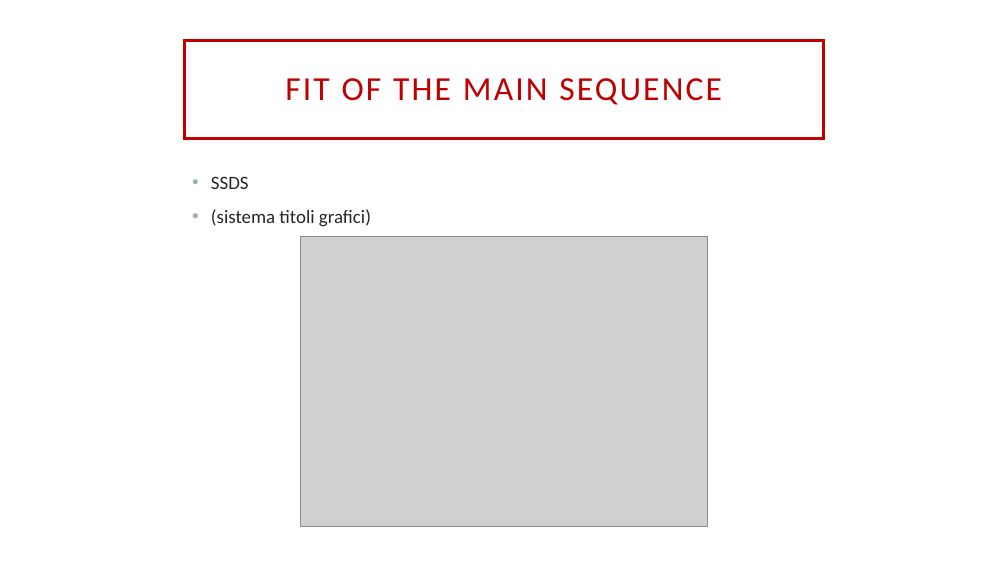
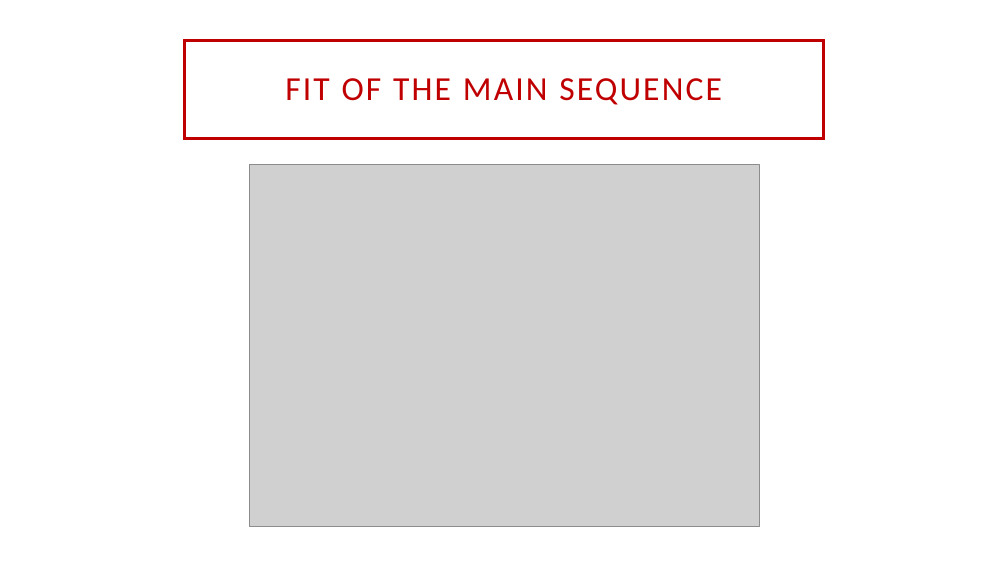
Before and after one commit to NoemiMzz/LabDataAnalysis, a slide deck: slide 8 of Group2_presentation.pptx (slide 7 before the commit). Drawn at 1008x567 pixels with LibreOffice and Linux fonts; fonts in the diff are those of the drawing; grey boxes stand for pictures; background and template pictures are left out. Boxes give left, top, right and bottom in pixels: in the first picture for what was removed or moved away, otherwise in the second. Text is boxed around its words. In the diff, an @@ line names an element or a change of style, - is before the commit and + after.

```diff
--- a/Group2_presentation.pptx
+++ b/Group2_presentation.pptx
@@ text removed at [211, 176, 371, 227] @@
-• SSDS
-• (sistema titoli grafici)
@@ picture: place and size @@
-picture at [300, 237, 708, 527]
+picture at [249, 164, 759, 526]
```
Also in this commit, not shown: 4 other slides changed, 7 slides added, 5 slides removed, 1 other file.
